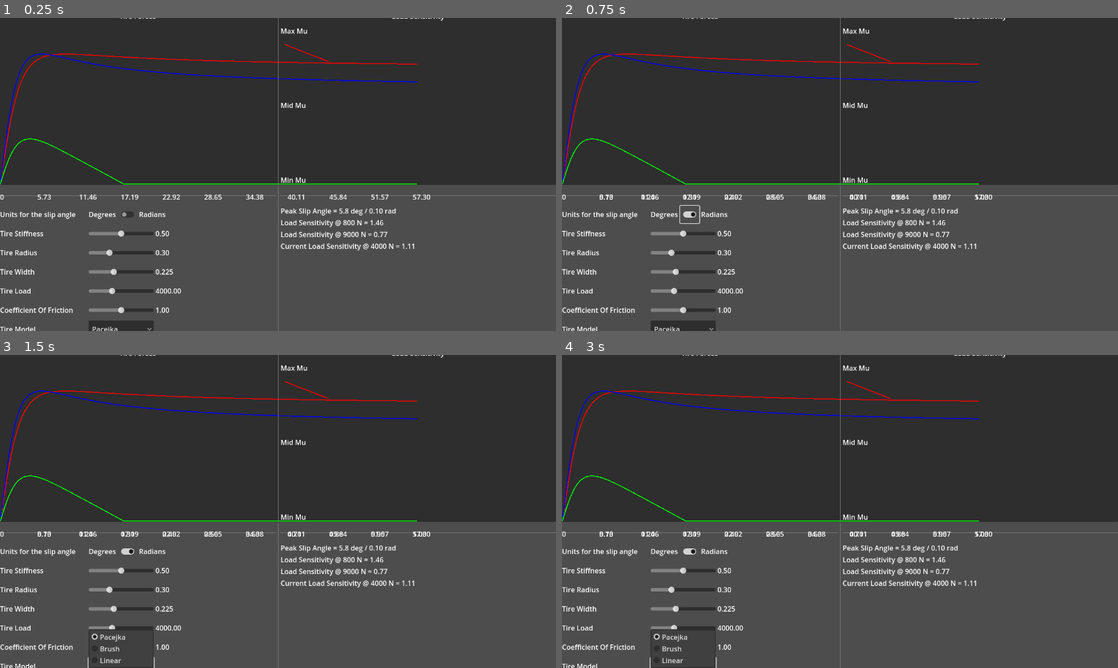
Above: before the commit, frames 1-4 (two rows, left to right).
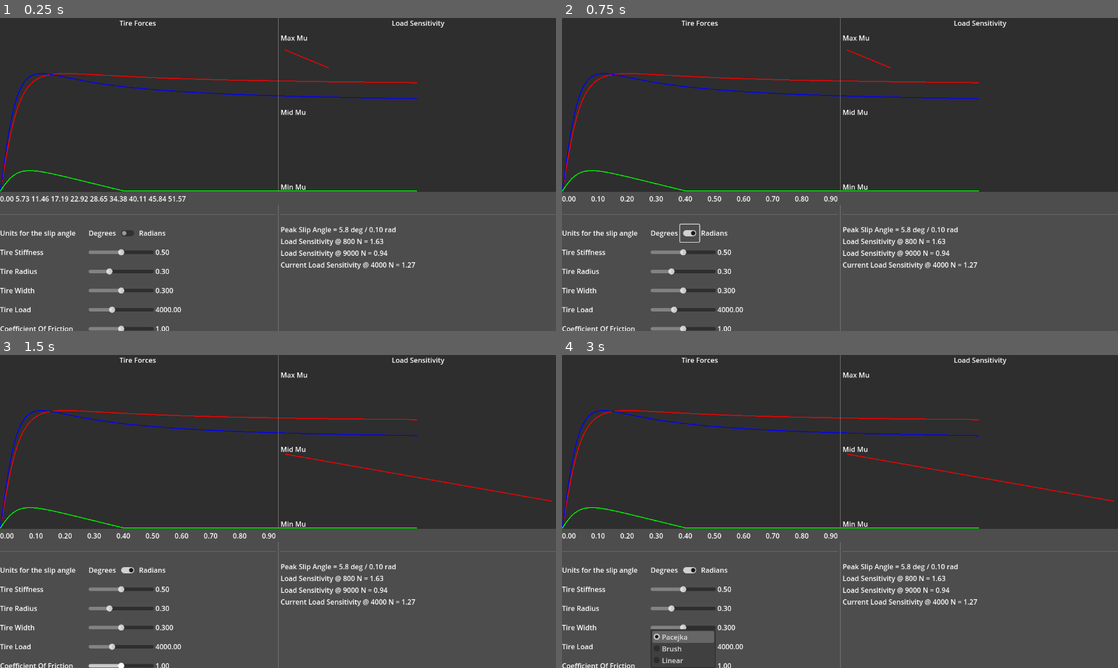
Above: after the commit, the same moments.

Repository: Dechode/Open-Throttle
Game: Godot game, scene res://tools/tire_graph.tscn
Two runs of this game, one before a commit and one after it. Both use one fixed random seed, a clock stepped at 60 frames per second and the inputs below. This scene is started directly instead of the project's main scene.
Inputs (mouse positions are in pixels of both pictures, inside the frame that each line leads up to; where the layout moved, square brackets give the same spot in the first picture):
- Up to frame 1 (0.25 s): no input
- Up to frame 2 (0.75 s): click (689, 233) [689, 215] at 0.5 s
- Up to frame 3 (1.5 s): click (122, 664) at 1.25 s, where only the run before the commit has a clickable "Pacejka"
- Up to frame 4 (3 s): tap Enter at 2 s; hold D (steer_right_secondary) 2.03-2.78 s; hold Tab (change_camera) 2.03-2.78 s; tap Space (handbrake_secondary) at 2.75 s; hold S (brake_secondary) from 2.78 s (still down); tap H (clutch_secondary) at 2.85 s

The runs differ from the first frame. In frame 1, 8.4% of the frame differs, in the area x 0-100%, y 0-100%; in frame 2, 8.5%; in frame 3, 8.6%; in frame 4, 8.6%.

Commit message:
Refactor tire_graph, still needs work on slip numbering

Diff:
--- a/project.godot
+++ b/project.godot
@@ -64,67 +64,67 @@
 ]
 }
 clutch={
-"deadzone": 0.5,
+"deadzone": 0.01,
 "events": [Object(InputEventJoypadButton,"resource_local_to_scene":false,"resource_name":"","device":0,"button_index":4,"pressure":0.0,"pressed":false,"script":null)
 ]
 }
 shift_up={
-"deadzone": 0.5,
+"deadzone": 0.01,
 "events": [Object(InputEventJoypadButton,"resource_local_to_scene":false,"resource_name":"","device":0,"button_index":0,"pressure":0.0,"pressed":false,"script":null)
 ]
 }
 shift_down={
-"deadzone": 0.5,
+"deadzone": 0.01,
 "events": [Object(InputEventJoypadButton,"resource_local_to_scene":false,"resource_name":"","device":0,"button_index":2,"pressure":0.0,"pressed":false,"script":null)
 ]
 }
 throttle_secondary={
-"deadzone": 0.5,
+"deadzone": 0.01,
 "events": [Object(InputEventKey,"resource_local_to_scene":false,"resource_name":"","device":-1,"window_id":0,"alt_pressed":false,"shift_pressed":false,"ctrl_pressed":false,"meta_pressed":false,"pressed":false,"keycode":0,"physical_keycode":87,"key_label":0,"unicode":119,"echo":false,"script":null)
 ]
 }
 brake_secondary={
-"deadzone": 0.5,
+"deadzone": 0.01,
 "events": [Object(InputEventKey,"resource_local_to_scene":false,"resource_name":"","device":-1,"window_id":0,"alt_pressed":false,"shift_pressed":false,"ctrl_pressed":false,"meta_pressed":false,"pressed":false,"keycode":0,"physical_keycode":83,"key_label":0,"unicode":115,"echo":false,"script":null)
 ]
 }
 steer_left_secondary={
-"deadzone": 0.5,
+"deadzone": 0.01,
 "events": [Object(InputEventKey,"resource_local_to_scene":false,"resource_name":"","device":-1,"window_id":0,"alt_pressed":false,"shift_pressed":false,"ctrl_pressed":false,"meta_pressed":false,"pressed":false,"keycode":0,"physical_keycode":65,"key_label":0,"unicode":97,"echo":false,"script":null)
 ]
 }
 steer_right_secondary={
-"deadzone": 0.5,
+"deadzone": 0.01,
 "events": [Object(InputEventKey,"resource_local_to_scene":false,"resource_name":"","device":-1,"window_id":0,"alt_pressed":false,"shift_pressed":false,"ctrl_pressed":false,"meta_pressed":false,"pressed":false,"keycode":0,"physical_keycode":68,"key_label":0,"unicode":100,"echo":false,"script":null)
 ]
 }
 handbrake_secondary={
-"deadzone": 0.5,
+"deadzone": 0.01,
 "events": [null, Object(InputEventKey,"resource_local_to_scene":false,"resource_name":"","device":-1,"window_id":0,"alt …(184 unchanged characters)…
 ]
 }
 clutch_secondary={
-"deadzone": 0.5,
+"deadzone": 0.01,
 "events": [Object(InputEventKey,"resource_local_to_scene":false,"resource_name":"","device":-1,"window_id":0,"alt_pressed":false,"shift_pressed":false,"ctrl_pressed":false,"meta_pressed":false,"pressed":false,"keycode":0,"physical_keycode":72,"key_label":0,"unicode":104,"echo":false,"script":null)
 ]
 }
 shift_up_secondary={
-"deadzone": 0.5,
+"deadzone": 0.01,
 "events": [Object(InputEventKey,"resource_local_to_scene":false,"resource_name":"","device":-1,"window_id":0,"alt_pressed":false,"shift_pressed":false,"ctrl_pressed":false,"meta_pressed":false,"pressed":false,"keycode":0,"physical_keycode":73,"key_label":0,"unicode":105,"echo":false,"script":null)
 ]
 }
 shift_down_secondary={
-"deadzone": 0.5,
+"deadzone": 0.01,
 "events": [Object(InputEventKey,"resource_local_to_scene":false,"resource_name":"","device":-1,"window_id":0,"alt_pressed":false,"shift_pressed":false,"ctrl_pressed":false,"meta_pressed":false,"pressed":false,"keycode":0,"physical_keycode":75,"key_label":0,"unicode":107,"echo":false,"script":null)
 ]
 }
 change_camera={
-"deadzone": 0.5,
+"deadzone": 0.01,
 "events": [Object(InputEventKey,"resource_local_to_scene":false,"resource_name":"","device":0,"window_id":0,"alt_presse …(181 unchanged characters)…
 ]
 }
 change_camera_secondary={
-"deadzone": 0.5,
+"deadzone": 0.01,
 "events": [Object(InputEventJoypadButton,"resource_local_to_scene":false,"resource_name":"","device":0,"button_index":3,"pressure":0.0,"pressed":false,"script":null)
 ]
 }
--- a/scenes/vehicle/rally_rwd/rally_rwd_1.tscn
+++ b/scenes/vehicle/rally_rwd/rally_rwd_1.tscn
@@ -9,7 +9,7 @@
 [ext_resource type="Script" path="res://scenes/vehicle/wheel_params.gd" id="5_ts823"]
 
 [sub_resource type="Curve" id="Curve_8w45n"]
-_data = [Vector2(0, 0.463636), 0.0, 0.0, 0, 0, Vector2(0.569892, 1), 0.0, 0.0, 0, 0, Vector2(0.854839, 0.890909), -1.10559, -1.10559, 0, 0, Vector2(0.994624, 0.418182), -1.61405, 0.0, 0, 0]
+_data = [Vector2(0, 0.463636), 0.0, 0.0, 0, 0, Vector2(0.74359, 1), 0.0, 0.0, 0, 0, Vector2(0.897436, 0.754545), -2.41091, -2.41091, 0, 0, Vector2(0.994624, 0.418182), -1.61405, 0.0, 0, 0]
 point_count = 4
 
 [sub_resource type="Resource" id="Resource_85tt5"]
@@ -17,7 +17,6 @@
 tire_stiffness = 0.5
 tire_width = 0.225
 tire_radius = 0.3
-tire_rated_load = 7000.0
 
 [sub_resource type="Resource" id="Resource_rc4qb"]
 script = ExtResource("5_ts823")
@@ -28,14 +27,13 @@
 rebound = 11000.0
 wheel_mass = 30.0
 ackermann = 0.0
-anti_roll = 50.0
+anti_roll = 100.0
 
 [sub_resource type="Resource" id="Resource_q6fyr"]
 script = ExtResource("5_763fl")
 tire_stiffness = 0.5
 tire_width = 0.225
 tire_radius = 0.3
-tire_rated_load = 7000.0
 
 [sub_resource type="Resource" id="Resource_l7g81"]
 script = ExtResource("5_ts823")
@@ -46,14 +44,13 @@
 rebound = 11000.0
 wheel_mass = 30.0
 ackermann = 0.0
-anti_roll = 50.0
+anti_roll = 100.0
 
 [sub_resource type="Resource" id="Resource_pb31b"]
 script = ExtResource("5_763fl")
 tire_stiffness = 0.5
 tire_width = 0.225
 tire_radius = 0.3
-tire_rated_load = 7000.0
 
 [sub_resource type="Resource" id="Resource_p6ctj"]
 script = ExtResource("5_ts823")
@@ -64,14 +61,13 @@
 rebound = 11000.0
 wheel_mass = 30.0
 ackermann = 0.15
-anti_roll = 50.0
+anti_roll = 100.0
 
 [sub_resource type="Resource" id="Resource_qsqbf"]
 script = ExtResource("5_763fl")
 tire_stiffness = 0.5
 tire_width = 0.225
 tire_radius = 0.3
-tire_rated_load = 7000.0
 
 [sub_resource type="Resource" id="Resource_l325x"]
 script = ExtResource("5_ts823")
@@ -82,7 +78,7 @@
 rebound = 11000.0
 wheel_mass = 30.0
 ackermann = -0.15
-anti_roll = 50.0
+anti_roll = 100.0
 
 [sub_resource type="Resource" id="Resource_ysiuk"]
 script = ExtResource("4_ew8te")
@@ -94,8 +90,8 @@
 brake_effective_radius = 0.25
 fuel_tank_size = 40.0
 fuel_percentage = 100.0
-max_torque = 200.0
-max_engine_rpm = 8000.0
+max_torque = 215.0
+max_engine_rpm = 8200.0
 rpm_idle = 900.0
 torque_curve = SubResource("Curve_8w45n")
 engine_drag = 0.03
@@ -107,10 +103,10 @@
 drivetype = 1
 automatic = false
 transmission_efficiency = 0.9
-gear_ratios = [3.1, 2.61, 2.0, 1.3, 1.0]
+gear_ratios = [3.5, 2.4, 1.85, 1.3, 1.0]
 final_drive = 3.7
 reverse_ratio = 3.9
-gear_inertia = 0.2
+gear_inertia = 0.15
 front_diff = 0
 front_diff_preload = 50.0
 front_diff_power_ratio = 2.0
--- a/tools/tire_graph.gd
+++ b/tools/tire_graph.gd
@@ -10,40 +10,46 @@
 var normal_load := 4000.0:
 	set(value):
 		normal_load = value
-		update_graph()
+		is_dirty = true
+		_update_graph()
 
 var mu := 1.0:
 	set(value):
 		mu = value
-		update_graph()
-
-var stiffness := 1.0:
-	set(value):
-		stiffness = value
+		is_dirty = true
+		_update_graph()
+
+var tire_stiffness := 0.5:
+	set(value):
+		tire_stiffness = value
 		tire_model.tire_stiffness = value
-		update_graph()
+		is_dirty = true
+		_update_graph()
 
 var tire_radius := 0.3:
 	set(value):
 		tire_radius = value
 		tire_model.tire_radius = value
-		update_graph()
+		is_dirty = true
+		_update_graph()
 
 var tire_width := 0.3:
 	set(value):
 		tire_width = value
 		tire_model.tire_width = value
-		update_graph()
+		is_dirty = true
+		_update_graph()
 
 var tire_model: BaseTireModel = PacejkaTireModel.new():
 	set(value):
 		tire_model = value
-		update_graph()
+#		is_dirty = true
+#		_update_graph()
 
 var graph_size := Vector2(600, 400)
-
 var use_degrees := true
 
+var is_dirty := true
 
 @onready var long_graph: Line2D = get_node("%LongitudinalTireForceGraph")
 @onready var lat_graph:  Line2D = get_node("%LateralTireForceGraph")
@@ -54,11 +60,16 @@
 
 
 func _ready() -> void:
+	tire_model = PacejkaTireModel.new()
+
+	tire_model.tire_radius = tire_radius
+	tire_model.tire_width = tire_width
+	tire_model.tire_stiffness = tire_stiffness
+
 	$HBoxContainer/VBoxContainer/Parameters/VBoxContainer/TireModel/TireModelOption.add_item("Pacejka")
 	$HBoxContainer/VBoxContainer/Parameters/VBoxContainer/TireModel/TireModelOption.add_item("Brush")
 	$HBoxContainer/VBoxContainer/Parameters/VBoxContainer/TireModel/TireModelOption.add_item("Linear")
 
-	tire_model = PacejkaTireModel.new()
 	$HBoxContainer/VBoxContainer/Parameters/VBoxContainer/TireModel/TireModelOption.select(0)
 
 	$HBoxContainer/VBoxContainer/Parameters/VBoxContainer/TireStiffness/StiffnessValue.text = "%1.2f" % tire_model.tire_stiffness
@@ -72,23 +83,14 @@
 	$HBoxContainer/VBoxContainer/Parameters/VBoxContainer/Friction/FrictionValue.text = "%1.2f" % mu
 	$HBoxContainer/VBoxContainer/Parameters/VBoxContainer/Friction/FrictionSlider.value = mu
 
-	display_graph_numbers(use_degrees)
-	update_graph()
-#	_update_load_sens()
-
-
-func display_graph_numbers(degrees: bool):
-	for i in range(1, 11):
-		var slip_label = $Slip0.duplicate() as Label
-		slip_label.position.x += i * DisplayServer.window_get_size().x * 0.5 / 10 - slip_label.size.x
-		var numbers = i * 0.1
-		if degrees:
-			numbers = rad_to_deg(numbers)
-		slip_label.text = "%1.2f" % numbers
-		add_child(slip_label)
-
-
-func update_graph():
+	_update_graph()
+	_display_slip_numbers(use_degrees)
+
+
+func _update_graph():
+	if not is_dirty:
+		return
+
 	if not lat_graph:
 		push_warning("No lateral tire force graph found")
 		return
@@ -112,19 +114,22 @@
 		var slip_lat = Vector2(slip, 0.0000001)
 		var slip_long = Vector2(0.0000001, slip)
 
-		force_vec = tire_model.update_tire_forces(slip_lat, normal_load, mu) #/ tire_model.load_sensitivity
+		force_vec = tire_model.update_tire_forces(slip_lat, normal_load, mu) / tire_model.load_sensitivity
 		var points_lat := Vector2(slip * graph_size.x, -force_vec.x / normal_load * graph_size.y * 0.5)
 		lat_graph.add_point(points_lat)
 
-		var points_mz := Vector2(slip * graph_size.x, -force_vec.z * 0.005 * graph_size.y * 0.5)
+		var points_mz := Vector2(slip * graph_size.x, -force_vec.z / (normal_load * 0.1) * graph_size.y * 0.5)
+#		var points_mz := Vector2(slip * graph_size.x, -force_vec.z / 200 * graph_size.y * 0.5)
+#		var points_mz := Vector2(slip * graph_size.x, -force_vec.z / normal_load * graph_size.y * 0.5)
 		sat_graph.add_point(points_mz)
 
-		force_vec = tire_model.update_tire_forces(slip_long, normal_load, mu)
+		force_vec = tire_model.update_tire_forces(slip_long, normal_load, mu) / tire_model.load_sensitivity
 		var points_long := Vector2(slip * graph_size.x, -force_vec.y / normal_load * graph_size.y * 0.5)
 		long_graph.add_point(points_long)
 
 	$HBoxContainer/VBoxContainer/Parameters/VBoxContainer2/PeakSlipAngle.text = "Peak Slip Angle = %2.1f deg / %1.2f rad" % [rad_to_deg(tire_model.peak_sa), tire_model.peak_sa]
 	_update_load_sens()
+	is_dirty = false
 
 
 func _update_load_sens():
@@ -134,10 +139,10 @@
 	$HBoxContainer/VBoxContainer/Parameters/VBoxContainer2/LoadSens1.text = "Load Sensitivity @ 9000 N = %1.2f" % load_sens1
 	var curr_load_sens_txt = "Current Load Sensitivity @ %d N = %1.2f" % [int(normal_load), tire_model.update_load_sensitivity(normal_load)]
 	$HBoxContainer/VBoxContainer/Parameters/VBoxContainer2/LoadSensCurrent.text = curr_load_sens_txt
-	draw_load_sens_graph(load_sens0, load_sens1)
-
-
-func draw_load_sens_graph(mu0, mu1):
+	_draw_load_sens_graph(load_sens0, load_sens1)
+
+
+func _draw_load_sens_graph(mu0, mu1):
 	%LoadSensGraph.clear_points()
 	var max_mu := 3.5
 	var min_mu := 0.6
@@ -151,8 +156,25 @@
 	%LoadSensGraph.add_point(load_sens1_pos)
 
 
+func _display_slip_numbers(degrees: bool):
+	for node in $HBoxContainer/VBoxContainer/SlipNumbers.get_children():
+		node.queue_free()
+
+	var points := 10
+	for i in range(points):
+		var slip_label := Label.new()
+		var minx = force_container.size.x / points
+		minx -= 0.5 * slip_label.size.x
+		slip_label.custom_minimum_size = Vector2(minx, 0)
+		var number = i * 0.1
+		if degrees:
+			number = rad_to_deg(number)
+		slip_label.text = "%1.2f" % number
+		$HBoxContainer/VBoxContainer/SlipNumbers.add_child(slip_label)
+
+
 func _on_stiffness_slider_value_changed(value: float) -> void:
-	stiffness = value
+	tire_stiffness = value
 	tire_model.tire_stiffness = value
 	$HBoxContainer/VBoxContainer/Parameters/VBoxContainer/TireStiffness/StiffnessValue.text = "%1.2f" % value
 
@@ -167,8 +189,8 @@
 	$HBoxContainer/VBoxContainer/Parameters/VBoxContainer/Friction/FrictionValue.text = "%1.2f" % value
 
 
-
 func _on_tire_model_option_item_selected(index: int) -> void:
+	is_dirty = true
 	match index:
 		PACEJKA:
 			tire_model = PacejkaTireModel.new()
@@ -176,10 +198,11 @@
 			tire_model = BrushTireModel.new()
 		LINEAR:
 			tire_model = LinearTireModel.new()
-	tire_model.tire_stiffness = stiffness
+
+	tire_model.tire_stiffness = tire_stiffness
 	tire_model.tire_radius = tire_radius
 	tire_model.tire_width = tire_width
-	update_graph()
+	_update_graph()
 
 
 func _on_tire_radius_slider_value_changed(value: float) -> void:
@@ -194,4 +217,4 @@
 
 func _on_slip_units_toggled(button_pressed: bool) -> void:
 	use_degrees = not button_pressed
-	display_graph_numbers(use_degrees)
+	_display_slip_numbers(use_degrees)
--- a/tools/tire_graph.tscn
+++ b/tools/tire_graph.tscn
@@ -16,6 +16,7 @@
 anchors_preset = 15
 anchor_right = 1.0
 anchor_bottom = 1.0
+offset_bottom = 62.0
 grow_horizontal = 2
 grow_vertical = 2
 
@@ -138,6 +139,16 @@
 text = "Min Mu"
 vertical_alignment = 1
 
+[node name="SlipNumbers" type="HBoxContainer" parent="HBoxContainer/VBoxContainer"]
+layout_mode = 2
+size_flags_horizontal = 0
+
+[node name="Slip0" type="Label" parent="HBoxContainer/VBoxContainer/SlipNumbers"]
+layout_mode = 2
+size_flags_horizontal = 0
+size_flags_vertical = 10
+text = "0"
+
 [node name="Parameters" type="HBoxContainer" parent="HBoxContainer/VBoxContainer"]
 layout_mode = 2
 size_flags_vertical = 3
@@ -315,15 +326,6 @@
 [node name="LoadSensCurrent" type="Label" parent="HBoxContainer/VBoxContainer/Parameters/VBoxContainer2"]
 layout_mode = 2
 text = "Load Sensitivity @ Current Load = 1.3"
-
-[node name="Slip0" type="Label" parent="."]
-layout_mode = 2
-offset_top = 400.0
-offset_right = 10.0
-offset_bottom = 426.0
-size_flags_horizontal = 0
-size_flags_vertical = 10
-text = "0"
 
 [connection signal="toggled" from="HBoxContainer/VBoxContainer/Parameters/VBoxContainer/SlipUnits/CheckButton" to="." method="_on_slip_units_toggled"]
 [connection signal="value_changed" from="HBoxContainer/VBoxContainer/Parameters/VBoxContainer/TireStiffness/StiffnessSlider" to="." method="_on_stiffness_slider_value_changed"]
